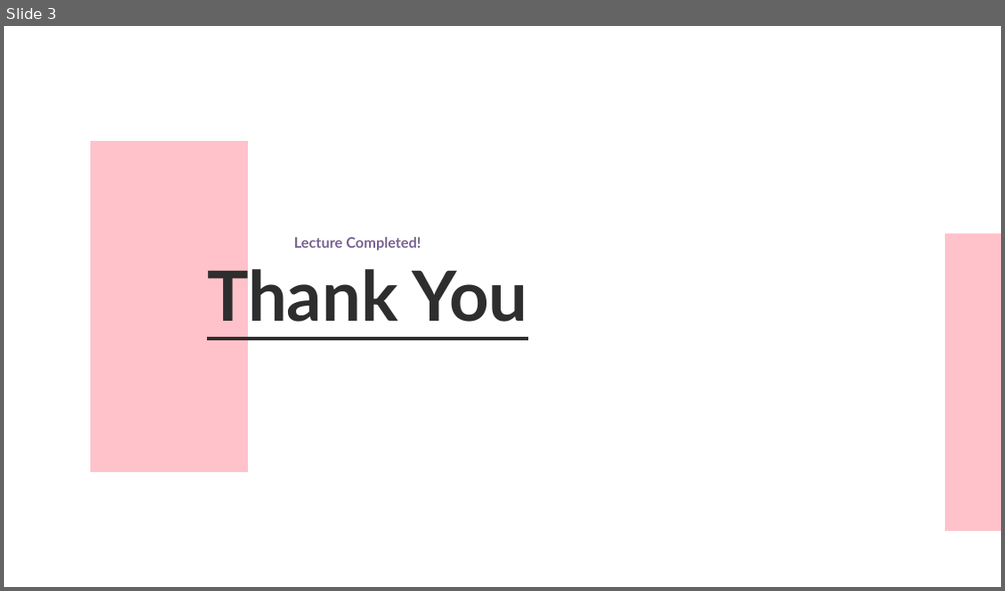
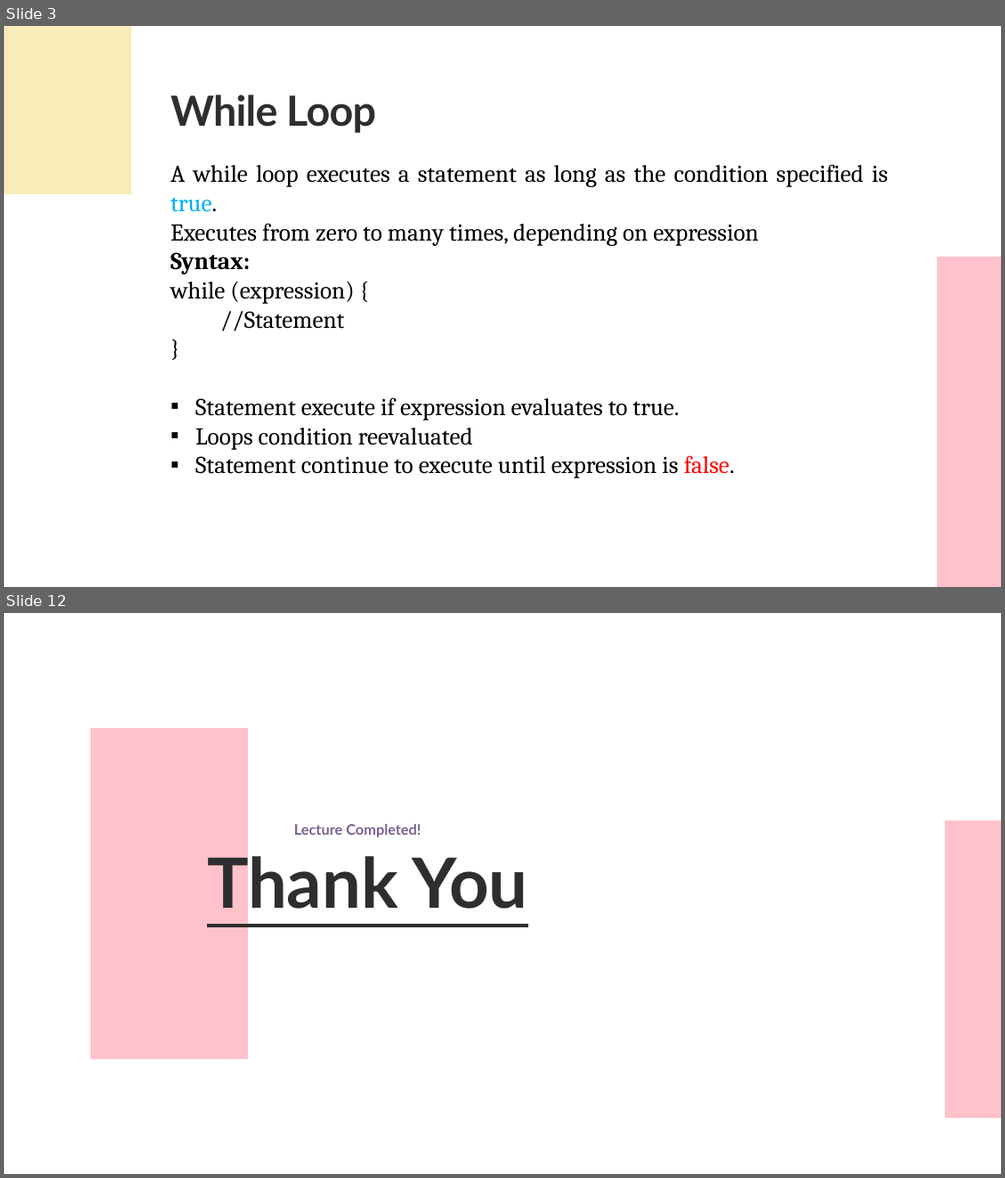
Before and after one commit to UKhayam/Programming-Fundamentals, a slide deck: PF-Lecture-05.pptx. Shown one above the other, each under a label of ours: slide 3 before the commit, slides 3 and 12 after it; the slides between them are not shown. The pictures are 1005x591 and 1005x1178 pixels, drawn with LibreOffice and Linux fonts; fonts in the diff are those of the drawing. Boxes give left, top, right and bottom in pixels: in the first picture for what was removed or moved away, otherwise in the second. Text is boxed around its words. In the diff, an @@ line names an element or a change of style, - is before the commit and + after.

```diff
--- a/PF-Lecture-05.pptx
+++ b/PF-Lecture-05.pptx
@@ slide 3 added at bbox=[4, 26, 1001, 587], background #FFFFFF @@
@@ freeform shape added at bbox=[4, 26, 131, 194], fill #F9ECB8 @@
@@ text added at bbox=[170, 95, 376, 133], 60 pt, text #2E2E2E, bold @@
+While Loop
@@ text added at bbox=[170, 164, 888, 478], 35 pt, text #000000 @@
+A while loop executes a statement as long as the condition specified is true.
+Executes from zero to many times, depending on expression
+Syntax:
+while (expression) {
+//Statement
+}
+▪ Statement execute if expression evaluates to true.
+▪ Loops condition reevaluated
+▪ Statement continue to execute until expression is false.
@@ freeform shape added at bbox=[937, 257, 1001, 587], fill #FFC2CA @@
@@ what was slide 3 is now slide 12 @@
```
Also in this commit, not shown: 1 slide changed, 9 other slides added, 1 slide removed, 4 other files.
